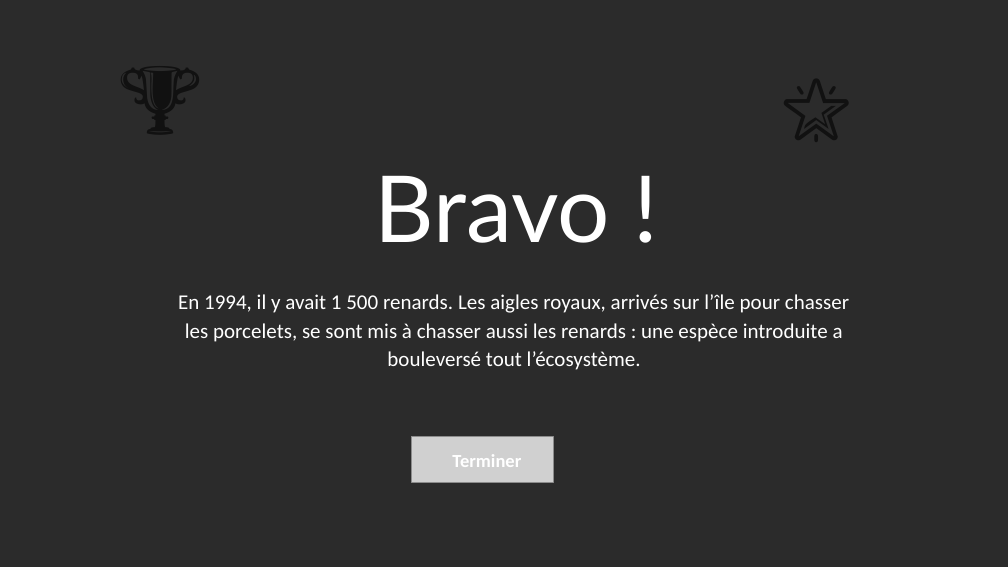
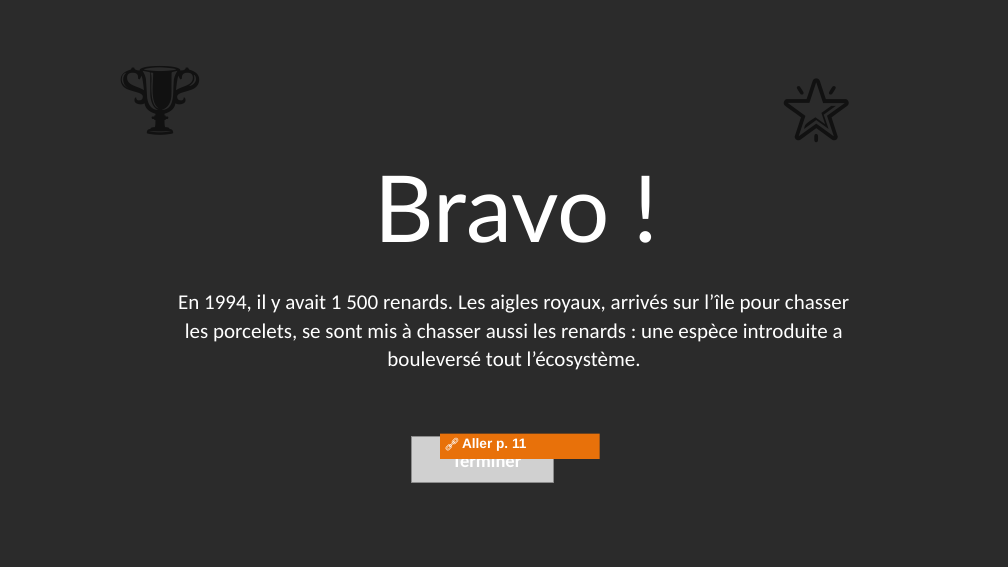
Before and after one commit to reynesmanon11-maker/reynesmanon11-maker.github.io, a slide deck: slide 10 of skills/livrables/vitrine.pptx. Drawn at 1008x567 pixels with LibreOffice and Linux fonts; fonts in the diff are those of the drawing; grey boxes stand for pictures; background and template pictures are left out; a plain dark background stands for a picture behind light text. Boxes give left, top, right and bottom in pixels: in the first picture for what was removed or moved away, otherwise in the second. Text is boxed around its words. In the diff, an @@ line names an element or a change of style, - is before the commit and + after.

```diff
--- a/skills/livrables/vitrine.pptx
+++ b/skills/livrables/vitrine.pptx
@@ rectangle added at <box>440,434,600,459</box>, fill #E8710A, 13 pt, text #FFFFFF, bold @@
+🔗 Aller p. 11
```
Also in this commit, not shown: 10 other slides changed, 3 other files.
